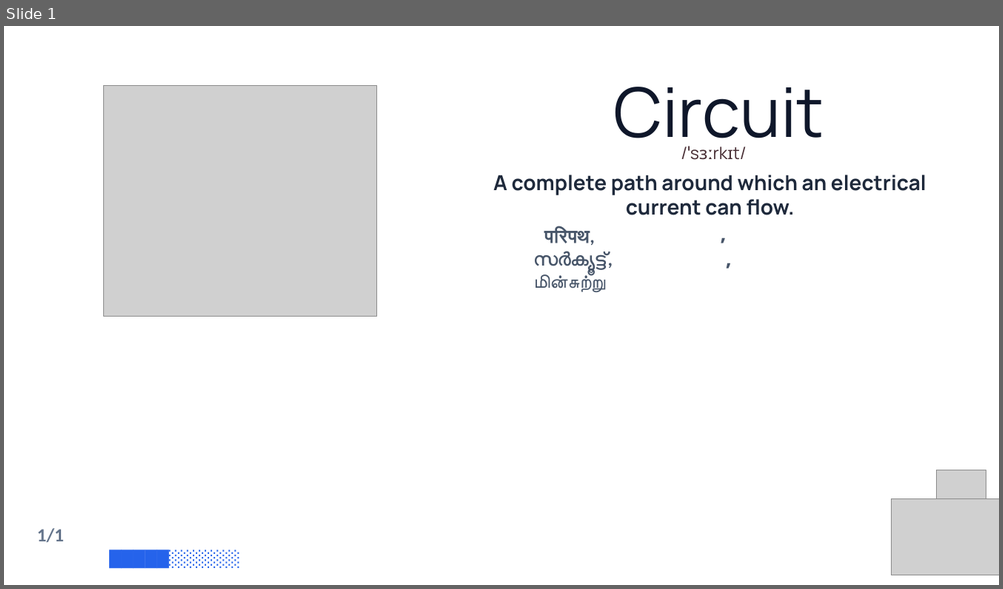
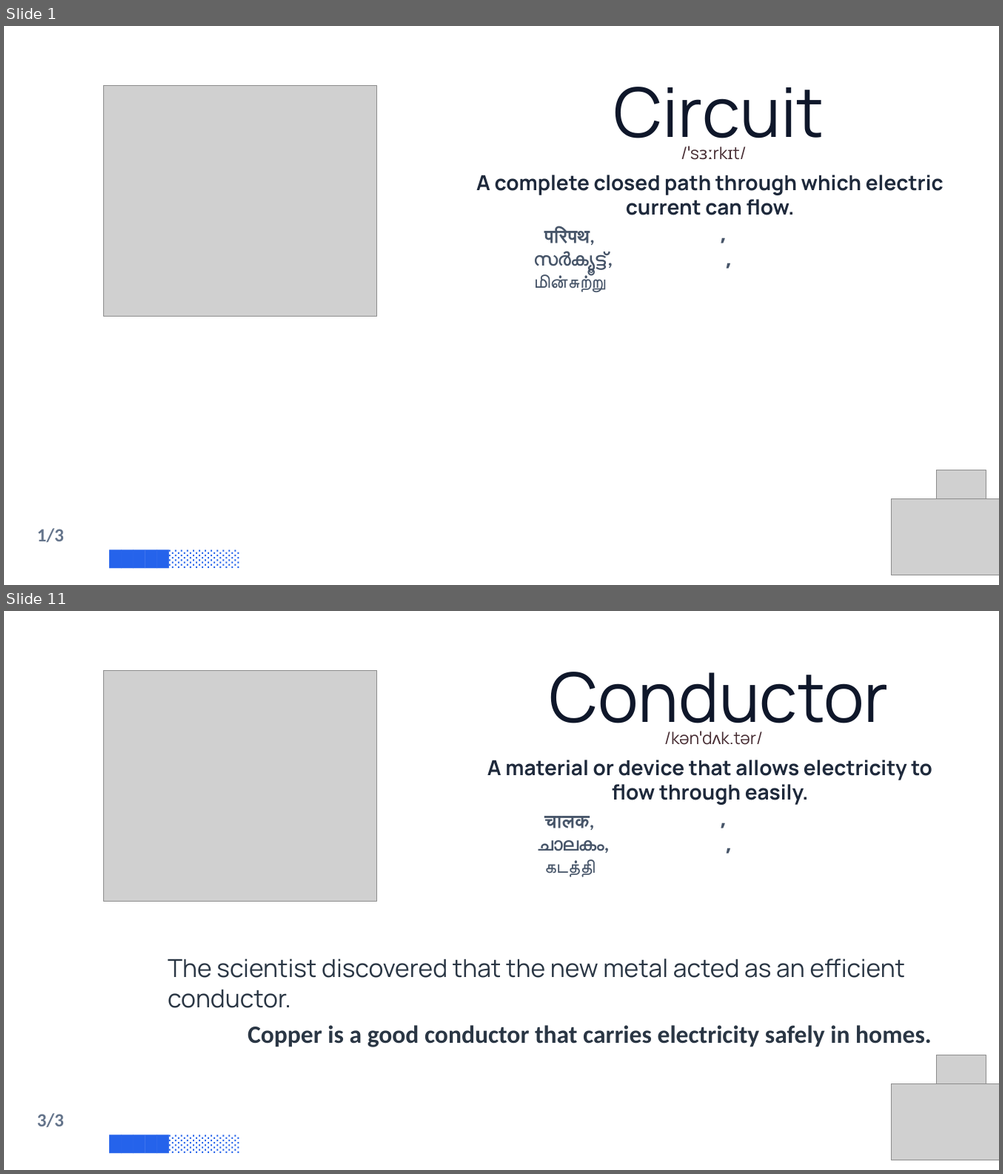
Before and after one commit to PrinceNR/AIVideoAutomation, a slide deck: output/test_builder.pptx. Shown one above the other, each under a label of ours: slide 1 before the commit, slides 1 and 11 after it; the slides between them are not shown. The pictures are 1003x589 and 1003x1174 pixels, drawn with LibreOffice and Linux fonts; fonts in the diff are those of the drawing; grey boxes stand for pictures; background and template pictures are left out. Boxes give left, top, right and bottom in pixels: in the first picture for what was removed or moved away, otherwise in the second. Text is boxed around its words. In the diff, an @@ line names an element or a change of style, - is before the commit and + after.

```diff
--- a/output/test_builder.pptx
+++ b/output/test_builder.pptx
@@ slide 11 added at [4,611,999,1170], background picture (left out) @@
@@ picture added at [104,671,377,901] @@
@@ text added at [549,672,888,740], 66 pt, text #0F172A @@
+Conductor
@@ text added at [720,732,762,745], 16.5 pt, text #472D33 @@
+/kənˈdʌk.tər/
@@ text added at [487,760,932,805], 20 pt, text #1E293B, bold @@
+A material or device that allows electricity to flow through easily.
@@ text added at [720,806,999,917], 20 pt, text #475569, bold @@
+,
+,
@@ text added at [537,816,609,877], 18 pt, text #475569, bold @@
+चालक,
+ചാലകം,
+கடத்தி
@@ text added at [168,959,905,978], 24 pt, text #2A3644 @@
+The scientist discovered that the new metal acted as an efficient conductor.
@@ text added at [247,1025,931,1048], 24 pt, text #2A3644, bold @@
+Copper is a good conductor that carries electricity safely in homes.
@@ picture added at [936,1056,986,1094] @@
@@ picture added at [891,1085,999,1161] @@
@@ text added at [37,1113,64,1128], 18 pt, text #64748B, bold @@
+3/3
@@ text added at [24,1135,326,1153], 15 pt, text #2563EB @@
+█████░░░░░░
@@ slide 1 changed as well @@
@@ text at [476,175,943,215]: text changed @@
-A complete path around which an electrical current can flow.
+A complete closed path through which electric current can flow.
@@ text at [37,528,64,543]: text changed @@
-1/1
+1/3
```
Also in this commit, not shown: 10 other slides added, 3 slides removed, 29 other files.
